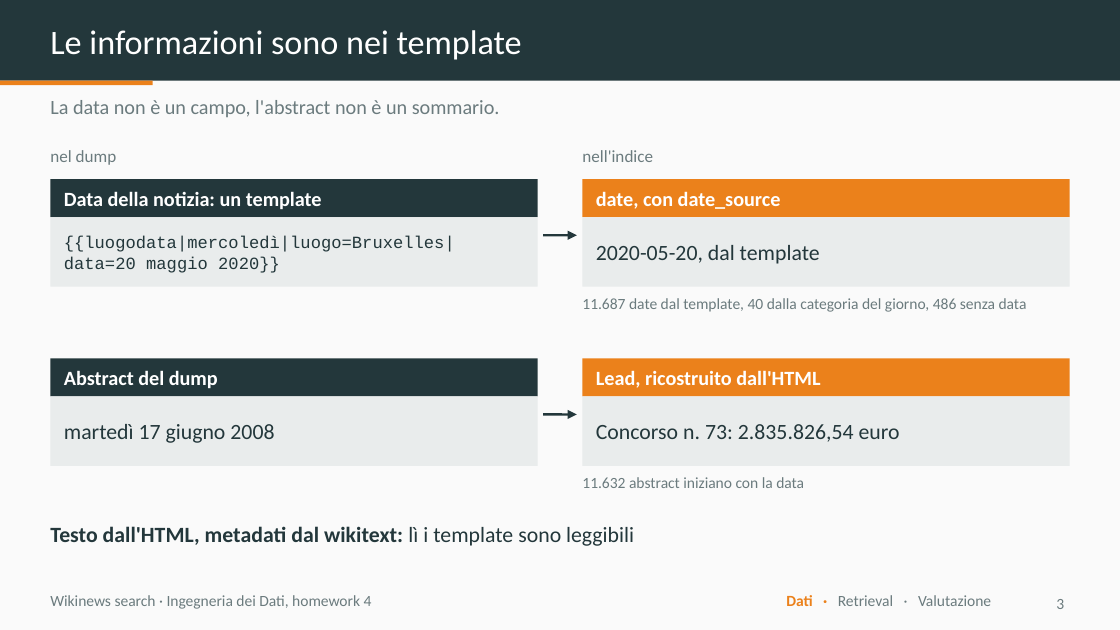
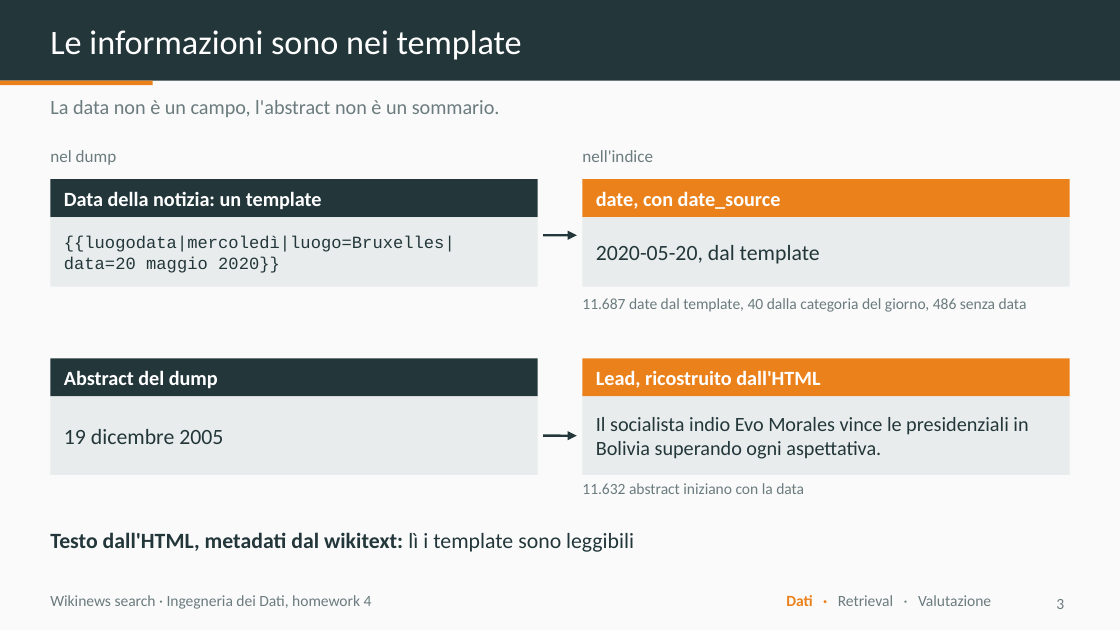
Before and after one commit to dnlsdn/wikinews-search, a slide deck: slide 3 of slides/wikinews-search.pptx. Drawn at 1120x630 pixels with LibreOffice and Linux fonts; fonts in the diff are those of the drawing. Boxes give left, top, right and bottom in pixels: in the first picture for what was removed or moved away, otherwise in the second. Text is boxed around its words. In the diff, an @@ line names an element or a change of style, - is before the commit and + after.

```diff
--- a/slides/wikinews-search.pptx
+++ b/slides/wikinews-search.pptx
@@ rectangle: place and size @@
-rectangle at (50,396,538,466)
+rectangle at (50,396,538,475)
@@ rectangle: place and size @@
-rectangle at (582,396,1070,466)
+rectangle at (582,396,1070,475)
@@ text at (596,417,1028,459): text changed; size 14 to 13 pt @@
-Concorso n. 73: 2.835.826,54 euro
+Il socialista indio Evo Morales vince le presidenziali in Bolivia superando ogni aspettativa.
@@ text at (64,429,223,444): text changed @@
-martedì 17 giugno 2008
+19 dicembre 2005
@@ arrow moved from (543, 414) - (577, 414) to (543, 436) - (577, 436) @@
@@ text "11.632 abstract iniziano con la ...": place and size @@
-text "11.632 abstract iniziano con la ..." at (582,477,804,488)
+text "11.632 abstract iniziano con la ..." at (582,483,804,494)
@@ text "Testo dall'HTML, metadati dal wikitext: ...": place and size @@
-text "Testo dall'HTML, metadati dal wikitext: ..." at (50,526,634,546)
+text "Testo dall'HTML, metadati dal wikitext: ..." at (50,532,634,552)
```
Also in this commit, not shown: 4 other slides changed, 5 other files.
